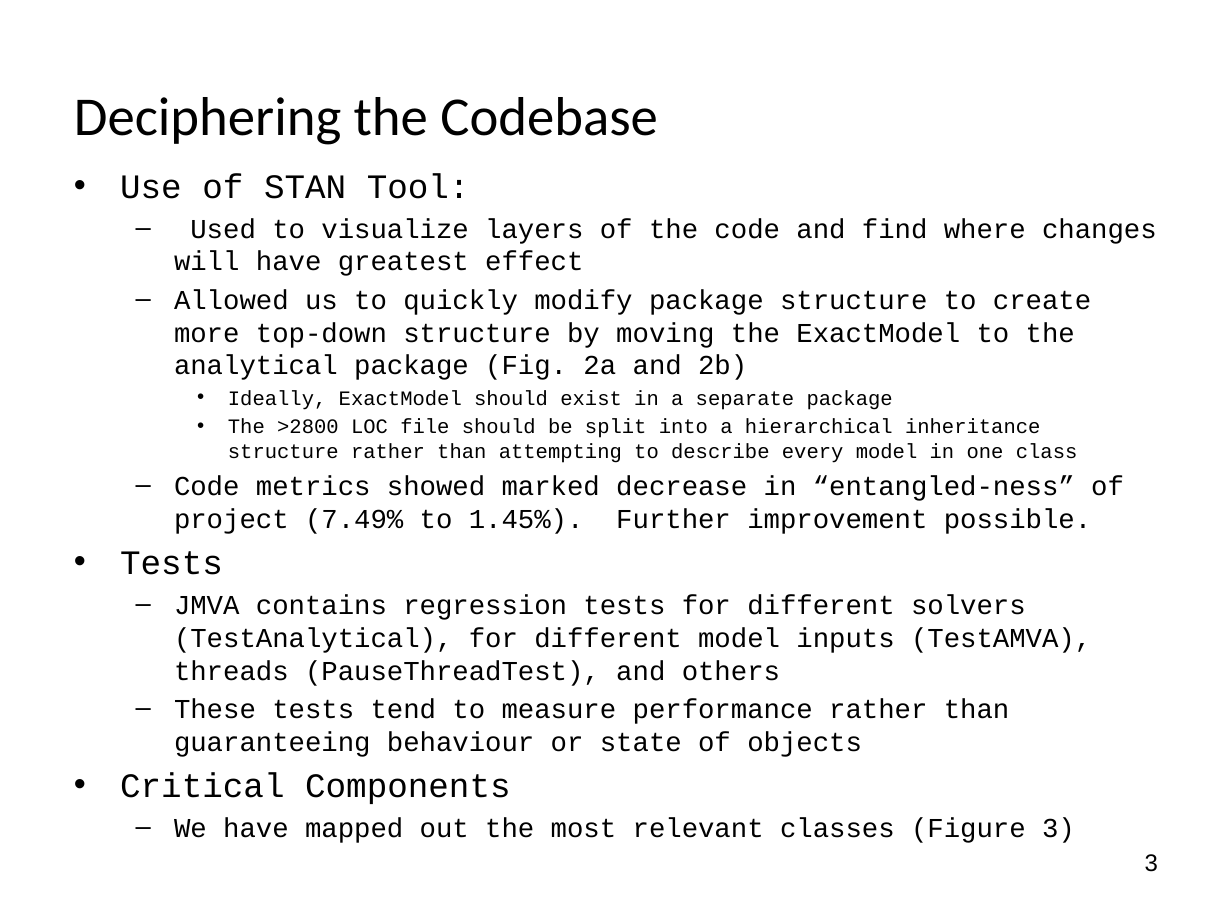
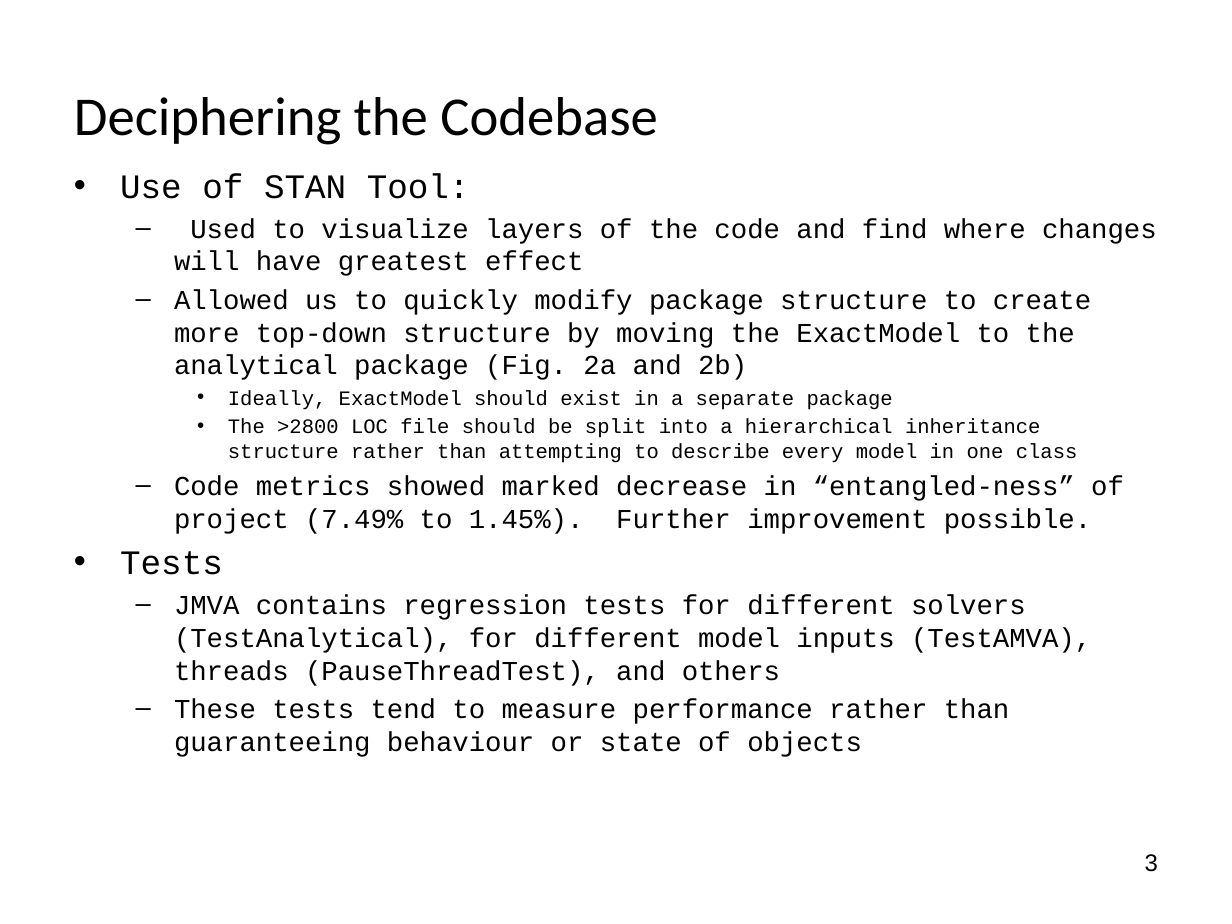
Before and after one commit to pavelgrib/SE_CW1, a slide deck: slide 6 of jmva_presentation.pptx (slide 5 before the commit). Drawn at 1232x924 pixels with LibreOffice and Linux fonts; fonts in the diff are those of the drawing; background and template pictures are left out. Boxes give left, top, right and bottom in pixels: in the first picture for what was removed or moved away, otherwise in the second. Text is boxed around its words. In the diff, an @@ line names an element or a change of style, - is before the commit and + after.

```diff
--- a/jmva_presentation.pptx
+++ b/jmva_presentation.pptx
@@ text at (x1=120, y1=772, x2=1075, y2=843): paragraphs removed @@
-• Critical Components
-  – We have mapped out the most relevant classes (Figure 3)
```
Also in this commit, not shown: 2 other slides changed, 1 slide added, 1 other file.
